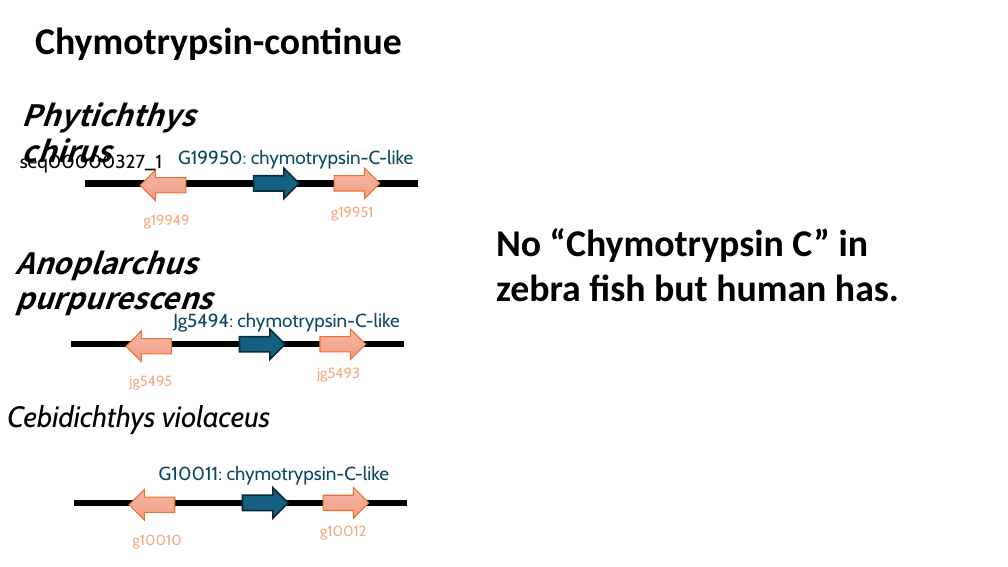
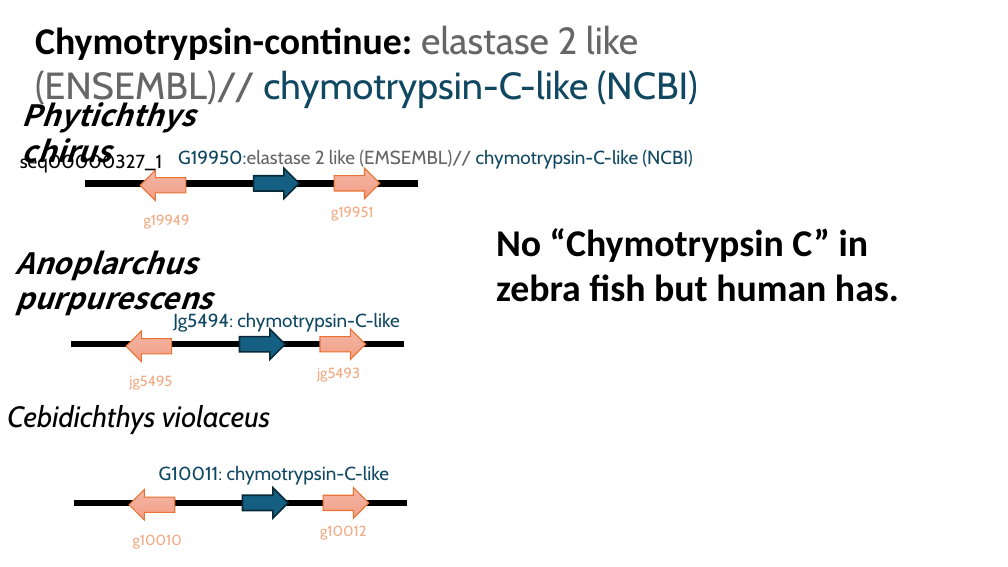
Before and after one commit to jyw-atgithub/fish-genome, a slide deck: slide 32 of synteny.pptx (slide 23 before the commit). Drawn at 1008x567 pixels with LibreOffice and Linux fonts; fonts in the diff are those of the drawing. Boxes give left, top, right and bottom in pixels: in the first picture for what was removed or moved away, otherwise in the second. Text is boxed around its words. In the diff, an @@ line names an element or a change of style, - is before the commit and + after.

```diff
--- a/synteny.pptx
+++ b/synteny.pptx
@@ text at box(35, 25, 698, 108): text changed; font Calibri to Cabin; text colour #000000 to #104862; bold off @@
-Chymotrypsin-continue
+Chymotrypsin-continue: elastase 2 like (ENSEMBL)// chymotrypsin-C-like (NCBI)
@@ text at box(178, 149, 692, 170): text changed @@
-G19950: chymotrypsin-C-like
+G19950:elastase 2 like (EMSEMBL)// chymotrypsin-C-like (NCBI)
```
Also in this commit, not shown: 8 other slides changed, 11 slides added, 4 other files.
